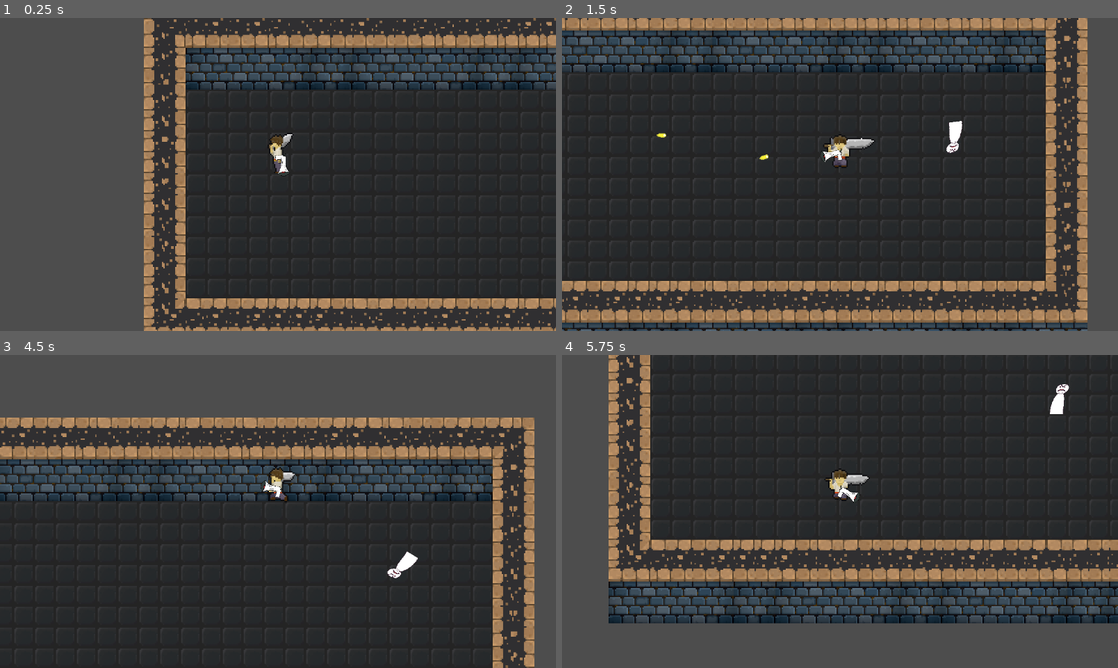
Above: before the commit, frames 1-4 (two rows, left to right).
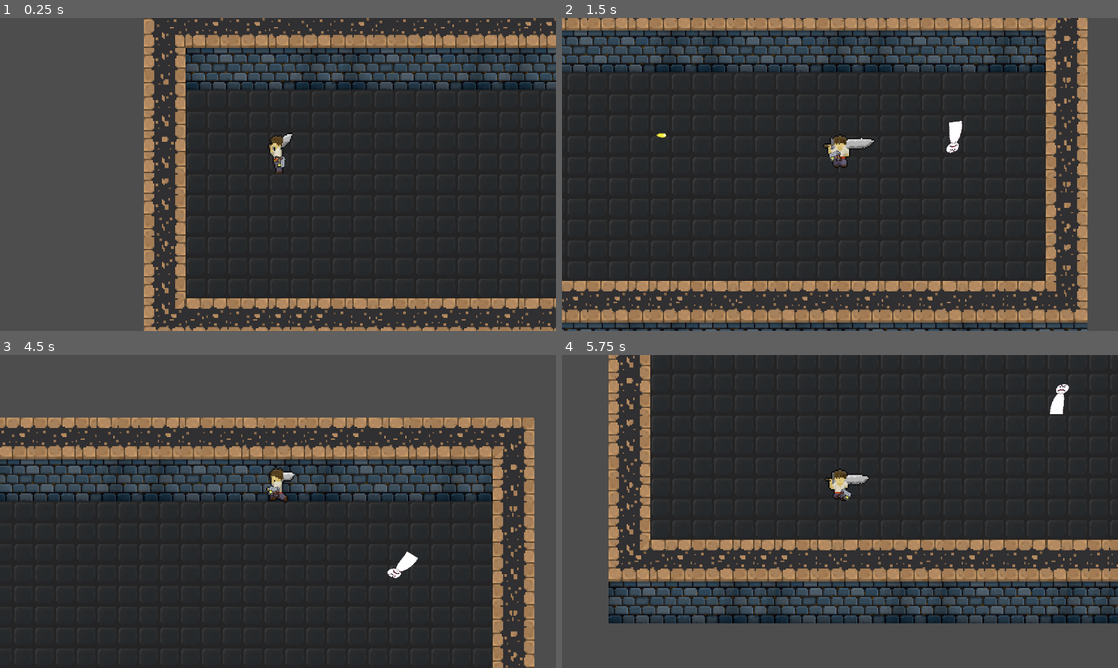
Above: after the commit, the same moments.

Repository: yeahright03/souls-like-game
Game: Godot game, scene res://scenes/game.tscn
Same seed, same stepped clock (60 frames per second), same inputs: the game is played once before the commit and once after it.
Inputs (mouse positions are in pixels of both pictures, inside the frame that each line leads up to):
- Up to frame 1 (0.25 s): no input
- Up to frame 2 (1.5 s): move the mouse to (962, 158) at 0.52 s; hold D (moveRight) 0.53-1.28 s; tap Shift (moveDodge) at 0.6 s; move the mouse to (728, 190) at 1.27 s; hold S (moveDown) from 1.28 s (still down); click (728, 190) at 1.35 s
- Up to frame 3 (4.5 s): move the mouse to (333, 442) at 2.02 s; release S (moveDown) at 2.03 s; hold D (moveRight) 2.03-2.78 s; tap Q (weaponSwitch) at 2.1, 4.35 s; move the mouse to (250, 574) at 2.77 s; hold W (moveUp) 2.78-3.53 s; tap Shift (moveDodge) at 2.85 s; move the mouse to (444, 558) at 3.52 s; hold A (moveLeft) from 3.53 s (still down); click (444, 558) at 3.6 s; move the mouse to (111, 464) at 4.27 s
- Up to frame 4 (5.75 s): move the mouse to (867, 511) at 5.02 s; release A (moveLeft) at 5.03 s; hold S (moveDown) from 5.03 s (still down); tap Shift (moveDodge) at 5.1 s

The runs differ from the first frame. In frame 1, 0.1% of the frame differs, in the area x 49-53%, y 43-51%; in frame 2, 0.1%, in the area x 35-51%, y 41-46%; in frame 3, 0.1%; in frame 4, less than 0.1%.

Commit message:
changed gun.tscn
changed sprite to prototype-gun-2

Diff:
--- a/player/gun.tscn
+++ b/player/gun.tscn
@@ -1,16 +1,15 @@
 [gd_scene load_steps=3 format=3 uid="uid://hu5bnyd5yh0y"]
 
 [ext_resource type="Script" uid="uid://hj6pevsse8ce" path="res://scripts/gun.gd" id="1_yknm8"]
-[ext_resource type="Texture2D" uid="uid://ds82gcx16bm0o" path="res://textures/mock-up-gun.png" id="2_b605q"]
+[ext_resource type="Texture2D" uid="uid://dkk7rpy7jkyr4" path="res://textures/Gun-prototype-2.png" id="2_yknm8"]
 
 [node name="gun" type="Node2D"]
 script = ExtResource("1_yknm8")
 
 [node name="Sprite2D" type="Sprite2D" parent="."]
-position = Vector2(5, -4)
-rotation = 0.598648
-scale = Vector2(0.075, 0.075)
-texture = ExtResource("2_b605q")
+position = Vector2(3, -3)
+scale = Vector2(0.2, 0.2)
+texture = ExtResource("2_yknm8")
 
 [node name="Marker2D" type="Marker2D" parent="."]
-position = Vector2(15, -4)
+position = Vector2(8, -4)
Not shown, changed: textures/Gun-prototype-2.png.import
